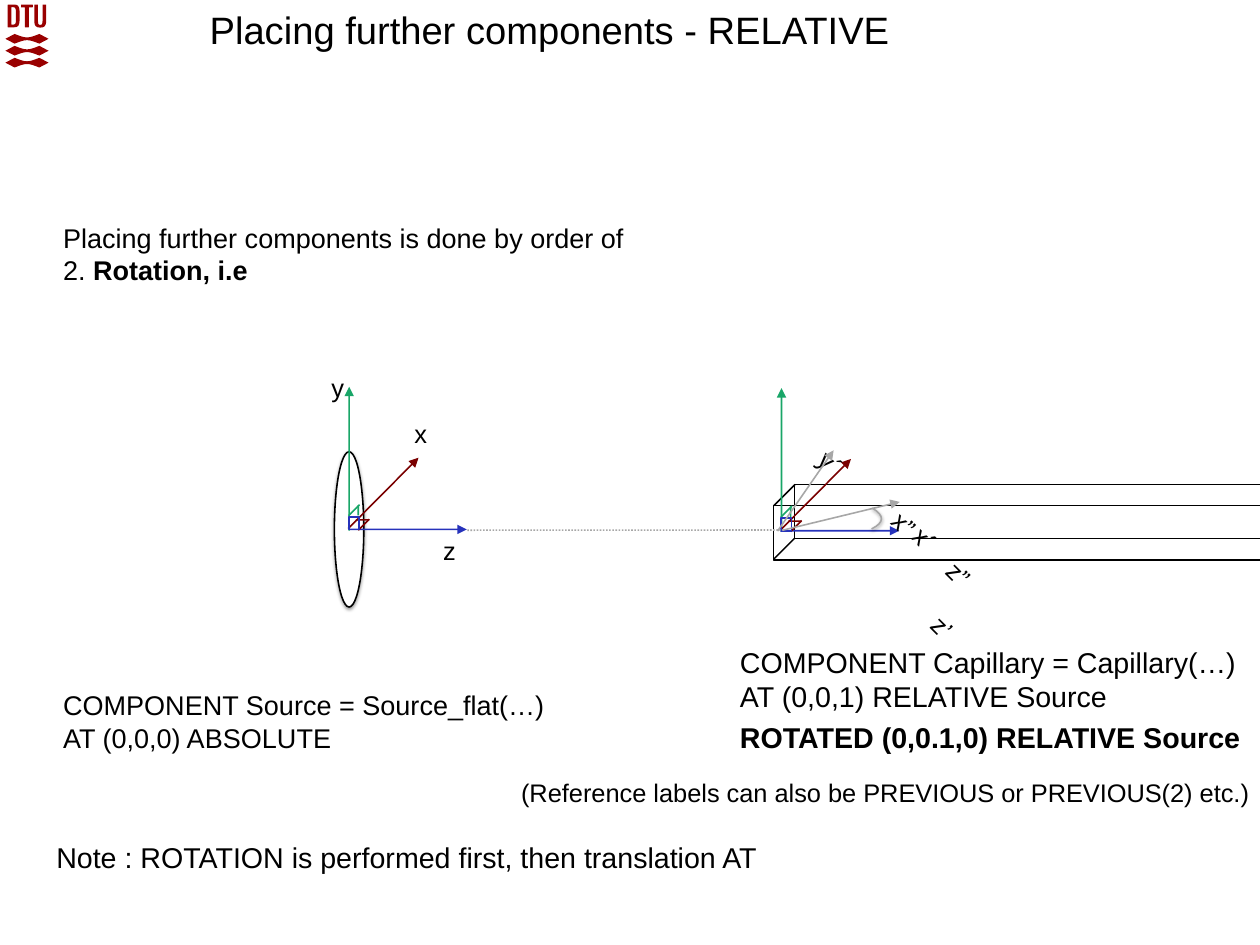
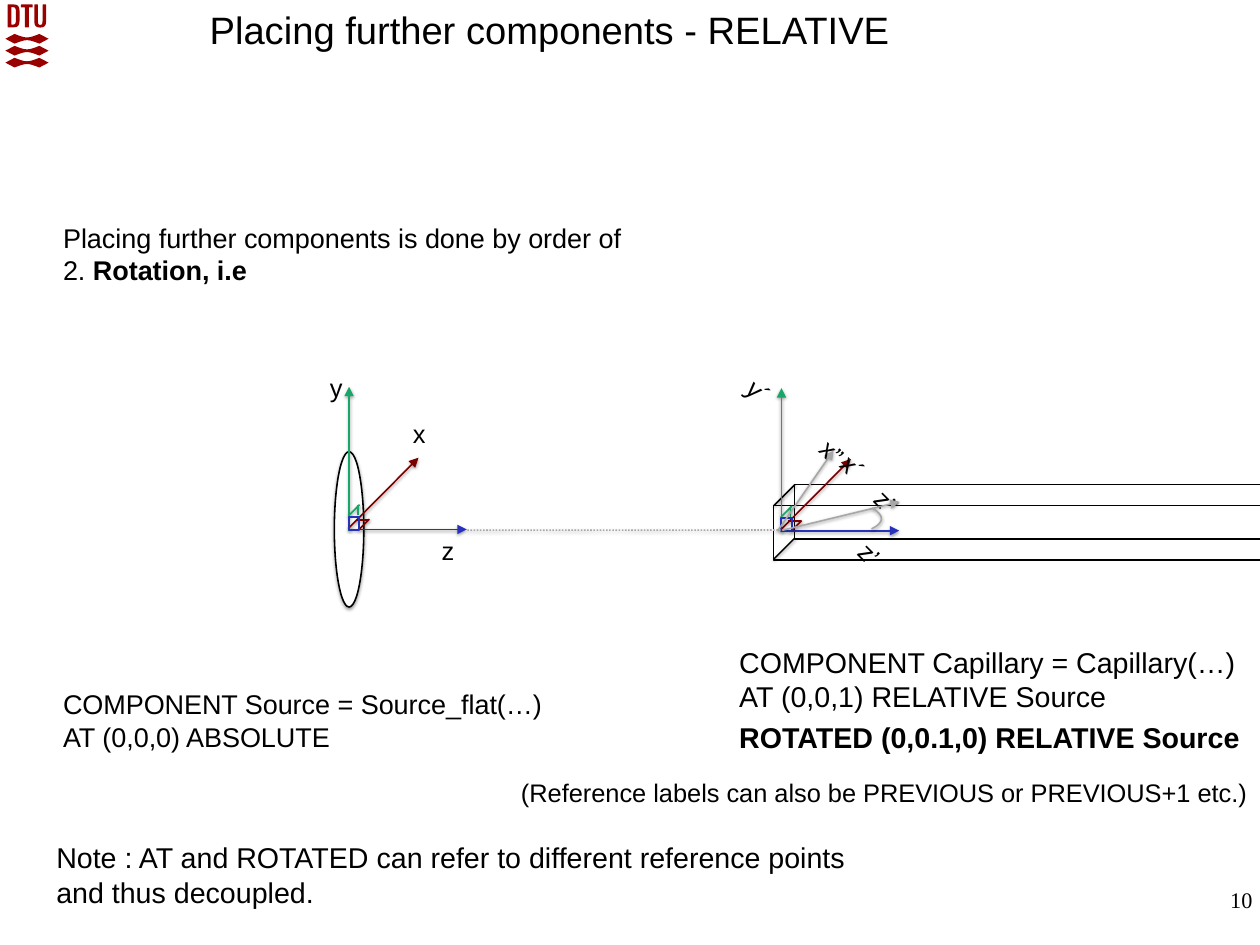
Before and after one commit to McStasMcXtrace/Schools, a slide deck: slide 10 of SOLEIL_March_2022/Day2_Thursday_March_10th/3_Components/McXtrace_component_and_instrument_concepts.pptx. Drawn at 1260x945 pixels with LibreOffice and Linux fonts; fonts in the diff are those of the drawing; background and template pictures are left out. Boxes give left, top, right and bottom in pixels: in the first picture for what was removed or moved away, otherwise in the second. Text is boxed around its words. In the diff, an @@ line names an element or a change of style, - is before the commit and + after.

```diff
--- a/SOLEIL_March_2022/Day2_Thursday_March_10th/3_Components/McXtrace_component_and_instrument_concepts.pptx
+++ b/SOLEIL_March_2022/Day2_Thursday_March_10th/3_Components/McXtrace_component_and_instrument_concepts.pptx
@@ text "Placing further components is done ..." at bbox=[63, 228, 621, 752]: size 17 to 16.9 pt @@
@@ text at bbox=[521, 783, 1247, 807]: text changed @@
-(Reference labels can also be PREVIOUS or PREVIOUS(2) etc.)
+(Reference labels can also be PREVIOUS or PREVIOUS+1 etc.)
@@ text removed at bbox=[56, 847, 756, 874] @@
-Note : ROTATION is performed first, then translation AT
@@ text added at bbox=[56, 847, 844, 908], 18 pt, text #000000 @@
+Note : AT and ROTATED can refer to different reference points and thus decoupled.
@@ page number added at bbox=[1230, 893, 1252, 909], 14 pt, text #000000 @@
+10
```
Also in this commit, not shown: 30 other slides changed, 2 other files.
